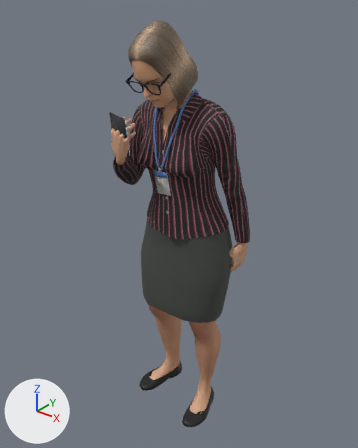
Renders of the glTF model assets/props/people-helen-stand-phone.glb from each side of a commit.
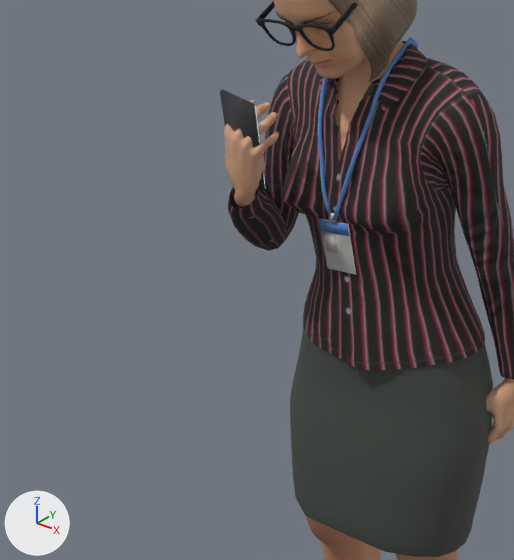
There are two pictures of each version: one whole from a 50 mm camera at (1.054, -1.275, 0.71) aimed at (0.005, 0.036, -0.104), one close up on the part from 3% to 68% of the width and 16% to 72% of the height. Every picture has the same lights, and +X, +Y and +Z are marked at lower left. The first two pictures are the older version. Vertices at exactly the same position are counted once.

The older version as bpy lines, for what is in view:
```python
me_base_001 = bpy.data.meshes.new('base.001')
me_base_001.from_pydata(...)  # 24563 vertices, 47472 faces; spans x -0.25..0.24, y -0.16..0.21, z -1.0..0.61
me_base_001.materials.append(mat_human_body)  # picture img_people_helen_stand_phone__2_middleage_lightskinned_female_diffuse_png
me_base_001.materials.append(mat_held_phone)  # dark grey #303035
me_base_001.materials.append(mat_held_phone_screen)  # dark grey #272730, glowing blue #c4daf3
me_base_001.materials.append(mat_held_lanyard__0_1__0_25__0_6)  # blue #5989cb
me_base_001.materials.append(mat_held_id_card__0_95__0_95__0_93)  # white #f9f9f7
me_base_001.materials.append(mat_held_id_stripe__0_1__0_25__0_6)  # blue #5989cb
me_base_001.materials.append(mat_held_id_photo)  # light grey #c4bcb5
me_base_001.materials.append(mat_held_badge_silver)  # white #e7e8eb
me_base_001.materials.append(mat_human_eyebrow004)
me_base_001.materials.append(mat_human_eyelashes01)
me_base_001.materials.append(mat_human_female_elegantsuit01)
me_base_001.materials.append(mat_human_low_poly)  # picture img_people_helen_stand_phone__1_bluegreen_eye_png
me_base_001.materials.append(mat_human_spamrakuen_tbm_glasses_frames_01)  # black #161721
me_base_001.materials.append(mat_human_teeth_base)  # picture img_teeth
me_base_001.materials.append(mat_human_toigo_curled_under_bob)
me_base_001.materials.append(mat_human_toigo_flats)  # picture img_people_helen_stand_phone__5_shoe_png
ob_people_helen_stand_phone = bpy.data.objects.new('people-helen-stand-phone', me_base_001)
ob_people_helen_stand_phone.location = (0.0, 0.0, 0.0)
```
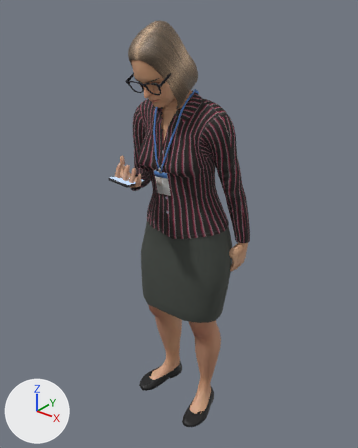
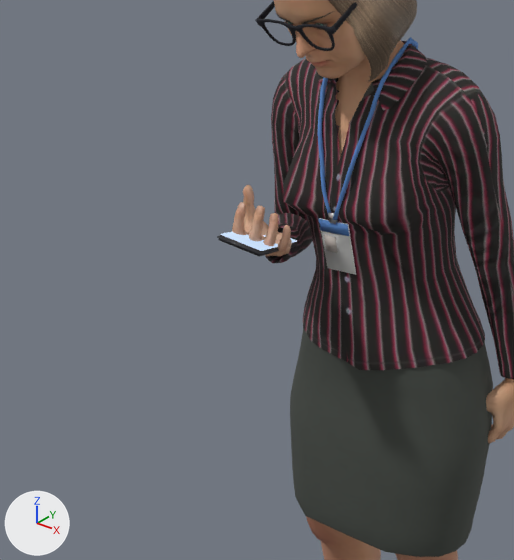
The newer file is also turned or shifted as a whole; pictures and numbers use the older file's frame.

What differs and where, as boxes (x1, y1, x2, y2) in the close-ups (514 x 560 px; the box of a moved part takes in the faces that stretch with it):
'people-helen-stand-phone', reshaped: before (220, 0, 514, 560); after (217, 0, 514, 560)
part 1 of me_base_001, moved or reshaped: before (220, 89, 265, 192); after (217, 235, 298, 256)
part 2 of me_base_001, moved or reshaped: before (255, 107, 266, 188); after (221, 232, 297, 251)
part 3 of me_base_001, added (beige): after (232, 185, 292, 256)
part 4 of me_base_001, deleted (brown): before (224, 100, 279, 207)
part 5 of me_base_001, moved or reshaped: before (228, 25, 405, 251); after (266, 25, 405, 263)

The edits, one by one:
me_base_001 is used by ob_people_helen_stand_phone; location (0.0, 0.0, 0.0).
me_base_001 had 24563 vertices, 47472 faces and spanned x -0.25..0.24, y -0.16..0.21, z -1.0..0.61.
me_base_001 now has 24561 vertices, 47464 faces and spans x -0.23..0.24, y -0.26..0.21, z -1.0..0.61.
me_base_001 part 1: the loose piece of 32 vertices spanning x -0.15..-0.06, y -0.16..-0.12, z 0.18..0.33 is multiplied about its middle by the matrix ((0.975, 0.011, 0.222), (0.185, 0.509, -0.84), (-0.122, 0.861, 0.495)), then moved by (0.07, -0.04, -0.13).
me_base_001 part 2: the loose piece of 8 vertices spanning x -0.15..-0.06, y -0.15..-0.12, z 0.18..0.33 is multiplied about its middle by the matrix ((0.975, 0.011, 0.222), (0.186, 0.509, -0.84), (-0.122, 0.861, 0.494)), then moved by (0.07, -0.05, -0.13).
me_base_001 part 3: a new loose piece of 1639 vertices spanning x -0.1..0.01, y -0.22..-0.1, z 0.07..0.2, in mat_human_body (picture img_people_helen_stand_phone__2_middleage_lightskinned_female_diffuse_png).
me_base_001 part 4: the loose piece of 1642 vertices spanning x -0.16..-0.06, y -0.16..-0.07, z 0.15..0.31 is deleted.
me_base_001 part 5: 221 vertices moved from x -0.25..0.07, y -0.14..0.15, z 0.01..0.6 to x -0.23..0.07, y -0.14..0.15, z 0.0..0.6; 242 vertices removed from x -0.24..0.07, y -0.15..0.15, z 0.05..0.6; 243 vertices added at x -0.22..0.07, y -0.14..0.15, z 0.05..0.6.
Other edits to the shape of me_base_001 do not show in these pictures.
